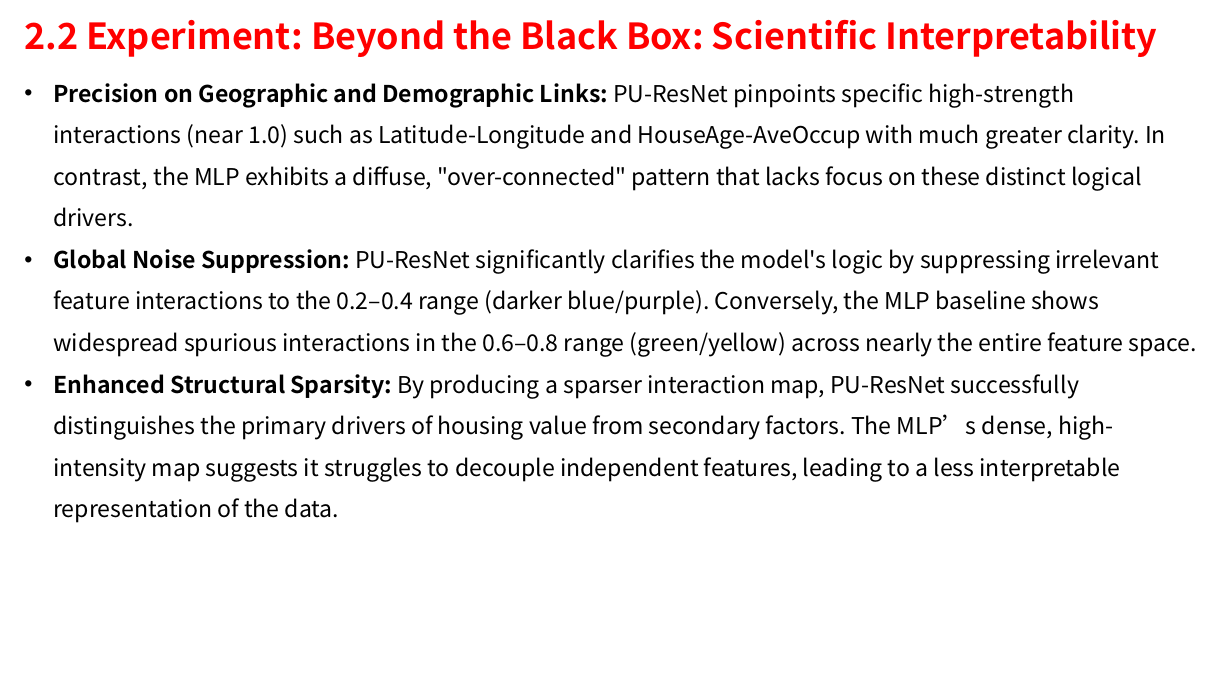
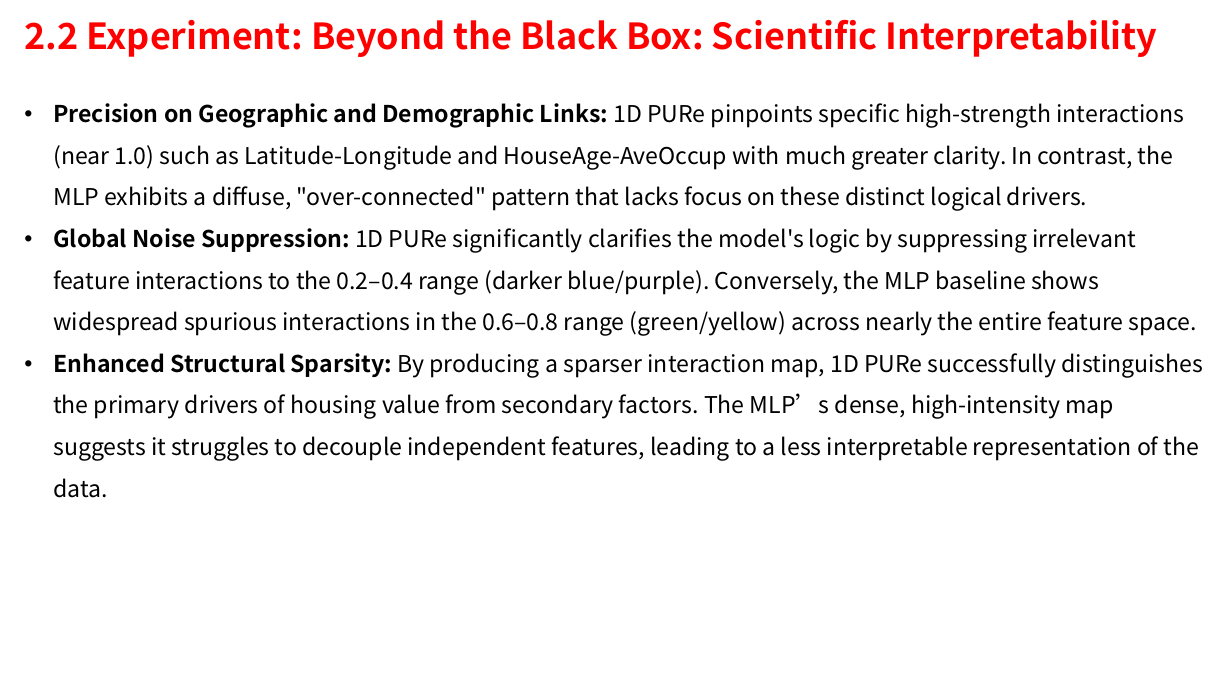
Before and after one commit to ziyuan-li/1d_pure, a slide deck: slide 18 of 1DPURe.pptx. Drawn at 1232x693 pixels with LibreOffice and Linux fonts; fonts in the diff are those of the drawing. Boxes give left, top, right and bottom in pixels: in the first picture for what was removed or moved away, otherwise in the second. Text is boxed around its words. In the diff, an @@ line names an element or a change of style, - is before the commit and + after.

```diff
--- a/1DPURe.pptx
+++ b/1DPURe.pptx
@@ text at [53,103,1203,498]: text changed @@
-• Precision on Geographic and Demographic Links: PU-ResNet pinpoints specific high-strength interactions (near 1.0) such as Latitude-Longitude and HouseAge-AveOccup with much greater clarity. In contrast, the MLP exhibits a diffuse, "over-connected" pattern that lacks focus on these distinct logical drivers.
-• Global Noise Suppression: PU-ResNet significantly clarifies the model's logic by suppressing irrelevant feature interactions to the 0.2–0.4 range (darker blue/purple). Conversely, the MLP baseline shows widespread spurious interactions in the 0.6–0.8 range (green/yellow) across nearly the entire feature space.
-• Enhanced Structural Sparsity: By producing a sparser interaction map, PU-ResNet successfully distinguishes the primary drivers of housing value from secondary factors. The MLP’s dense, high-intensity map suggests it struggles to decouple independent features, leading to a less interpretable representation of the data.
+• Precision on Geographic and Demographic Links: 1D PURe pinpoints specific high-strength interactions (near 1.0) such as Latitude-Longitude and HouseAge-AveOccup with much greater clarity. In contrast, the MLP exhibits a diffuse, "over-connected" pattern that lacks focus on these distinct logical drivers.
+• Global Noise Suppression: 1D PURe significantly clarifies the model's logic by suppressing irrelevant feature interactions to the 0.2–0.4 range (darker blue/purple). Conversely, the MLP baseline shows widespread spurious interactions in the 0.6–0.8 range (green/yellow) across nearly the entire feature space.
+• Enhanced Structural Sparsity: By producing a sparser interaction map, 1D PURe successfully distinguishes the primary drivers of housing value from secondary factors. The MLP’s dense, high-intensity map suggests it struggles to decouple independent features, leading to a less interpretable representation of the data.
```
Also in this commit, not shown: 8 other slides changed, 11 slides added, 1 other file.
